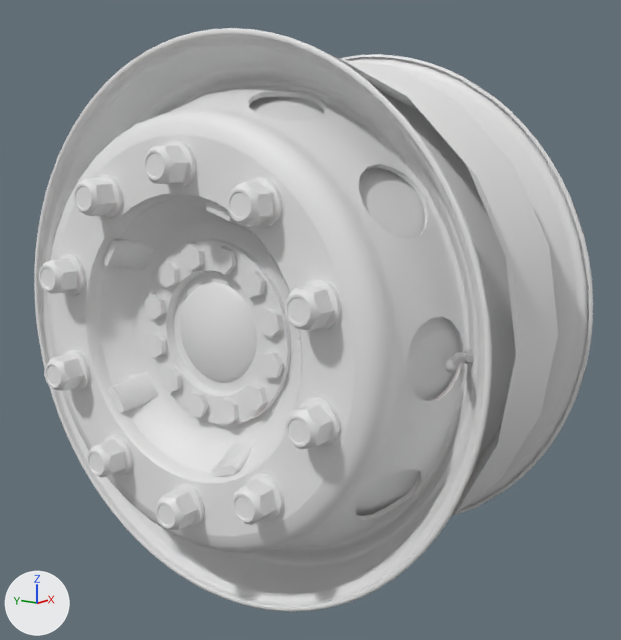
An edit to the Blender file base/vehicle/truck/upgrade/rim/50k_steel_9inch/9inch.blend, drawn before and after from the same camera.
Camera for both pictures: a 50 mm lens placed at (-0.785, -0.573, 0.179), pointed at (0.007, -0.013, -0.008). Every picture has the same lights, and +X, +Y and +Z are marked at lower left.

Script lines for the objects in view, before the commit:
```python
ob_axle_man_r_000 = bpy.data.objects.new('axle_man_r.000', me_meshmodel1_040)
ob_axle_man_r_000.parent = ob_front_man
ob_axle_man_r_000.location = (0.0, 0.0, 0.0)
ob_axle_man_r_000.rotation_euler = (0.0, 0.0, 6.283)  # degrees (0, 0, 360)
ob_axle_man_r_010 = bpy.data.objects.new('axle_man_r.010', me_meshmodel1_045)
ob_axle_man_r_010.parent = ob_axle_man_r_000
ob_axle_man_r_010.location = (0.0, 0.0, 0.0)
ob_axle_man_r_010.rotation_euler = (0.0, 0.0, 3.142)  # degrees (0, 0, 180)
ob_axle_man_r_011 = bpy.data.objects.new('axle_man_r.011', me_meshmodel1_044)
ob_axle_man_r_011.parent = ob_axle_man_r_000
ob_axle_man_r_011.location = (0.0, 0.0, 0.0)
ob_axle_man_r_011.rotation_euler = (0.0, 0.0, 3.142)  # degrees (0, 0, 180)
ob_empty_daf = bpy.data.objects.new('empty_daf', None)
ob_empty_daf.parent = ob_axle_daf_r_001
ob_empty_daf.location = (0.0, 0.0, 0.0)
ob_empty_daf.rotation_euler = (-1.257, 0.0, 3.142)  # degrees (-72, 0, 180)
ob_model1_003 = bpy.data.objects.new('Model1.003', me_meshmodel1_010)
ob_model1_003.parent = ob_front_daf
ob_model1_003.location = (0.0, 0.0, 0.0)
ob_model1_003.rotation_euler = (4.712, 0.0, 0.0)  # degrees (270, 0, 0)
ob_rim_002 = bpy.data.objects.new('rim.002', me_meshmodel1_035)
ob_rim_002.parent = ob_front_man
ob_rim_002.location = (0.0, 0.0, 0.0)
ob_rim_002.rotation_euler = (1.571, 0.0, 0.0)  # degrees (90, 0, 0)
ob_rim_003 = bpy.data.objects.new('rim.003', me_meshmodel1_035)
ob_rim_003.parent = ob_front_man
ob_rim_003.location = (0.0, 0.0, 0.0)
ob_rim_003.rotation_euler = (1.571, 0.0, 3.142)  # degrees (90, 0, 180)
ob_screws_001 = bpy.data.objects.new('screws.001', me_meshmodel1_001)
ob_screws_001.parent = ob_front_man
ob_screws_001.location = (0.0, 0.0, 0.0)
ob_screws_001.rotation_euler = (1.571, 0.0, 6.283)  # degrees (90, 0, 360)
```
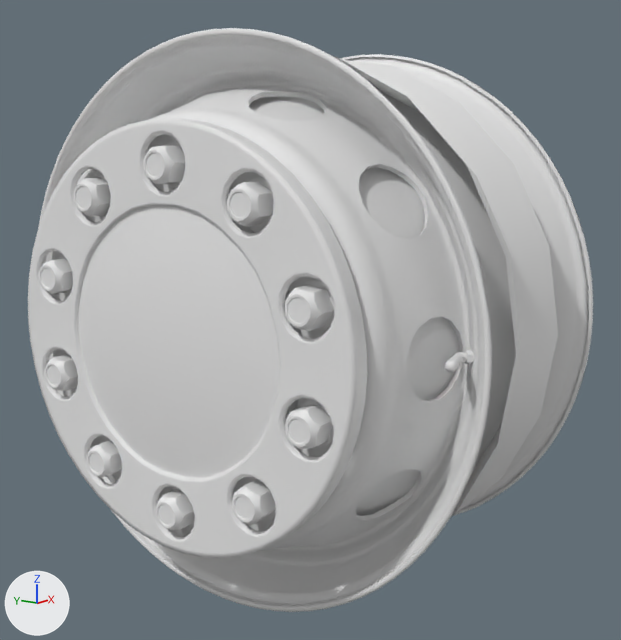
ob_empty_daf is not drawn itself; it is the parent of ob_axle_daf_r_002.

What differs and where, as boxes [x1, y1, x2, y2] in the pictures (621 x 640 px):
'rim.002', moved: before [34, 28, 558, 612]; after [38, 28, 558, 612]
'rim_ring_L.013', added: after [28, 119, 367, 558]
'axle_man_r.000', deleted: before [99, 198, 301, 473]
'rim.003', moved: before [333, 54, 593, 518]; after [232, 54, 593, 518]
'screws.001', moved: before [38, 141, 341, 530]; after [38, 141, 334, 530]
'axle_man_r.011', deleted: before [144, 243, 284, 425]
'axle_man_r.010', deleted: before [103, 202, 302, 477]
'Model1.003', moved: [445, 350, 474, 372] in both

The change, as a diff of the scene's bpy script:
```diff
--- a/base/vehicle/truck/upgrade/rim/50k_steel_9inch/9inch.blend.py
+++ b/base/vehicle/truck/upgrade/rim/50k_steel_9inch/9inch.blend.py
@@ me_meshmodel1_031 @@
+me_meshmodel1_031.from_pydata(...)  # 1261 vertices, 1300 faces; spans x -0.213..-0.189, y -0.21..0.21, z -0.209..0.209
+me_meshmodel1_031.polygons.foreach_set('use_smooth', [True] * 1300)
+me_meshmodel1_031.materials.append(mat_axle_daf)  # white #e7e7e7
@@ ob_axle_man_r_000 @@
-ob_axle_man_r_000 = bpy.data.objects.new('axle_man_r.000', me_meshmodel1_040)
-ob_axle_man_r_000.parent = ob_front_man
-ob_axle_man_r_000.location = (0.0, 0.0, 0.0)
-ob_axle_man_r_000.rotation_euler = (0.0, 0.0, 6.283)  # degrees (0, 0, 360)
-_m = ob_axle_man_r_000.modifiers.new('EdgeSplit', 'EDGE_SPLIT')
-_m.use_edge_angle = False
@@ ob_axle_man_r_011 @@
-ob_axle_man_r_011 = bpy.data.objects.new('axle_man_r.011', me_meshmodel1_044)
-ob_axle_man_r_011.parent = ob_axle_man_r_000
-ob_axle_man_r_011.matrix_parent_inverse = Matrix(((-1.0, 0.0, 0.0, 0.0), (0.0, -1.0, 0.0, 0.0), (0.0, 0.0, 1.0, 0.0), (0.0, 0.0, 0.0, 1.0)))
-ob_axle_man_r_011.location = (0.0, 0.0, 0.0)
-ob_axle_man_r_011.rotation_euler = (0.0, 0.0, 3.142)  # degrees (0, 0, 180)
@@ ob_axle_man_r_010 @@
-ob_axle_man_r_010 = bpy.data.objects.new('axle_man_r.010', me_meshmodel1_045)
-ob_axle_man_r_010.parent = ob_axle_man_r_000
-ob_axle_man_r_010.matrix_parent_inverse = Matrix(((-1.0, 0.0, 0.0, 0.0), (0.0, -1.0, 0.0, 0.0), (0.0, 0.0, 1.0, 0.0), (0.0, 0.0, 0.0, 1.0)))
-ob_axle_man_r_010.location = (0.0, 0.0, 0.0)
-ob_axle_man_r_010.rotation_euler = (0.0, 0.0, 3.142)  # degrees (0, 0, 180)
@@ ob_empty_daf @@
 ob_empty_daf = bpy.data.objects.new('empty_daf', None)
-ob_empty_daf.parent = ob_axle_daf_r_001
 ob_empty_daf.location = (0.0, 0.0, 0.0)
-ob_empty_daf.rotation_euler = (-1.257, 0.0, 3.142)  # degrees (-72, 0, 180)
 ob_empty_daf.hide_set(True)  # its collection is switched off
@@ ob_model1_003 @@
 ob_model1_003 = bpy.data.objects.new('Model1.003', me_meshmodel1_010)
-ob_model1_003.parent = ob_front_daf
+ob_model1_003.parent = ob_empty_daf
 ob_model1_003.location = (0.0, 0.0, 0.0)
@@ ob_screws_001 @@
 ob_screws_001 = bpy.data.objects.new('screws.001', me_meshmodel1_001)
-ob_screws_001.parent = ob_front_man
+ob_screws_001.parent = ob_empty_daf
 ob_screws_001.location = (0.0, 0.0, 0.0)
@@ ob_rim_003 @@
 ob_rim_003 = bpy.data.objects.new('rim.003', me_meshmodel1_035)
-ob_rim_003.parent = ob_front_man
+ob_rim_003.parent = ob_empty_daf
 ob_rim_003.location = (0.0, 0.0, 0.0)
@@ ob_rim_002 @@
 ob_rim_002 = bpy.data.objects.new('rim.002', me_meshmodel1_035)
-ob_rim_002.parent = ob_front_man
+ob_rim_002.parent = ob_empty_daf
 ob_rim_002.location = (0.0, 0.0, 0.0)
@@ ob_rim_ring_l_013 @@
+ob_rim_ring_l_013 = bpy.data.objects.new('rim_ring_L.013', me_meshmodel1_031)
+ob_rim_ring_l_013.parent = ob_empty_daf
+ob_rim_ring_l_013.location = (0.0, 0.0, 0.0)
+_m = ob_rim_ring_l_013.modifiers.new('EdgeSplit', 'EDGE_SPLIT')
+_m.use_edge_angle = False
```
